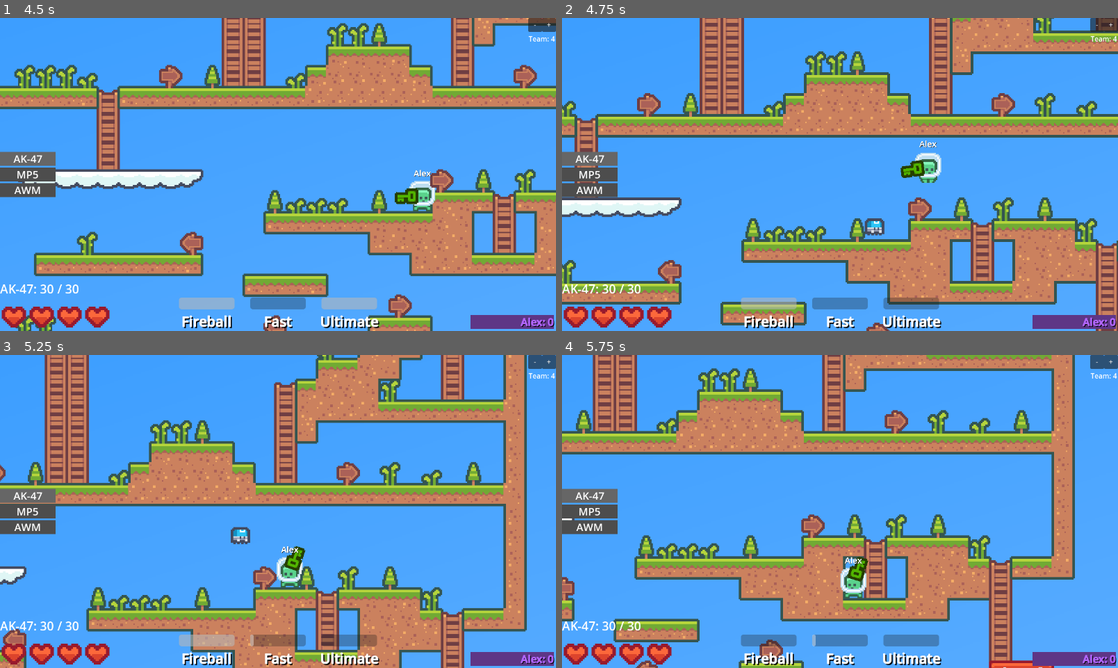
Above: before the commit, frames 1-4 (two rows, left to right).
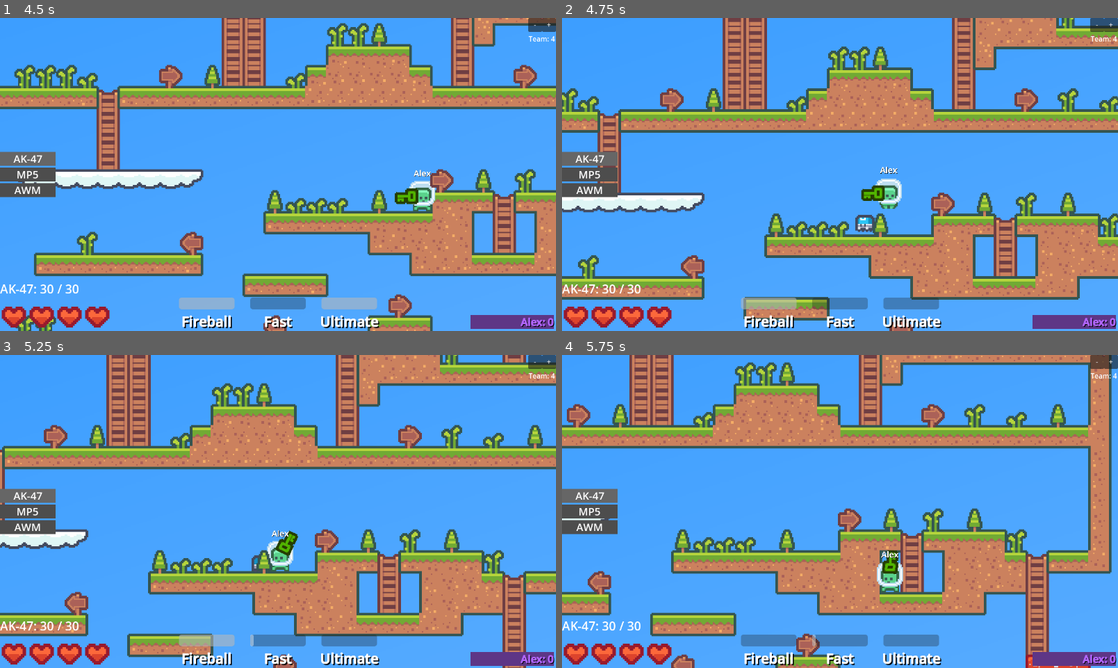
Above: after the commit, the same moments.

Repository: F1zzy31f/Glob-Game
Game: Godot game, scene res://scenes/MainMenu.tscn
Same seed, same stepped clock (60 frames per second), same inputs: the game is played once before the commit and once after it.
Inputs (mouse positions are in pixels of both pictures, inside the frame that each line leads up to):
- Up to frame 1 (4.5 s): click (278, 136) at 0.52 s; type "Alex" at 0.6 s; click "Play" at 1.25 s; click (278, 136) at 2.02 s; type "12" at 2.1 s; click "Host Game" at 2.75 s; tap Enter at 3.5 s; move the mouse to (400, 158) at 3.52 s; hold D (move_right) from 3.53 s (still down); tap Q (ability_active_1) at 3.6 s; tap Space (jump) at 3.77 s; tap E (ability_active_2) at 3.8, 4.35 s; move the mouse to (166, 190) at 4.27 s
- Up to frame 2 (4.75 s): keep holding D (move_right); tap Space (jump) at 4.52 s; tap Z (ability_ultimate) at 4.55 s
- Up to frame 3 (5.25 s): move the mouse to (333, 442) at 5.02 s; release D (move_right) at 5.03 s; hold A (move_left) from 5.03 s (still down); tap Z (ability_ultimate) at 5.1 s
- Up to frame 4 (5.75 s): keep holding A (move_left); tap Q (ability_active_1) at 5.3 s

Frame 1 is identical in both runs. In frame 2, 38% of the frame differs, in the area x 0-100%, y 0-100%; in frame 3, 58%; in frame 4, 43%.

Commit message:
Goblin knockbak and animation

Diff:
--- a/scenes/Ability.tscn
+++ b/scenes/Ability.tscn
@@ -6,3 +6,4 @@
 script = ExtResource("1_w6fpx")
 ultimate_charge = null
 summon_scene = null
+summon_count = null
--- a/scenes/Goblin.tscn
+++ b/scenes/Goblin.tscn
@@ -1,11 +1,34 @@
-[gd_scene load_steps=6 format=3 uid="uid://cfm3bcjgjqtck"]
+[gd_scene load_steps=8 format=3 uid="uid://cfm3bcjgjqtck"]
 
-[ext_resource type="Texture2D" uid="uid://c2l5ykjphywn3" path="res://assets/CharacterTileset.png" id="1_4hxfc"]
 [ext_resource type="Script" path="res://scripts/EnemyAI.gd" id="1_fahkt"]
+[ext_resource type="Texture2D" uid="uid://bprbkvx11gn4y" path="res://assets/goblin_0.png" id="2_nwwuo"]
+[ext_resource type="Texture2D" uid="uid://fhx4mx3ex2n1" path="res://assets/goblin_1.png" id="3_o2ujy"]
 
 [sub_resource type="CapsuleShape2D" id="CapsuleShape2D_n0ndp"]
 radius = 7.0
 height = 24.0
+
+[sub_resource type="SpriteFrames" id="SpriteFrames_58adv"]
+animations = [{
+"frames": [{
+"duration": 1.0,
+"texture": ExtResource("2_nwwuo")
+}],
+"loop": true,
+"name": &"idle",
+"speed": 5.0
+}, {
+"frames": [{
+"duration": 1.0,
+"texture": ExtResource("2_nwwuo")
+}, {
+"duration": 1.0,
+"texture": ExtResource("3_o2ujy")
+}],
+"loop": true,
+"name": &"walk",
+"speed": 5.0
+}]
 
 [sub_resource type="RectangleShape2D" id="RectangleShape2D_w7m3h"]
 size = Vector2(14, 3)
@@ -22,11 +45,11 @@
 [node name="Collider" type="CollisionShape2D" parent="."]
 shape = SubResource("CapsuleShape2D_n0ndp")
 
-[node name="Sprite" type="Sprite2D" parent="."]
+[node name="Sprite" type="AnimatedSprite2D" parent="."]
 z_index = 3
-texture = ExtResource("1_4hxfc")
-region_enabled = true
-region_rect = Rect2(0, 48, 24, 24)
+sprite_frames = SubResource("SpriteFrames_58adv")
+animation = &"idle"
+autoplay = "idle"
 
 [node name="Foot" type="Area2D" parent="."]
 collision_layer = 0
--- a/scenes/Player.tscn
+++ b/scenes/Player.tscn
@@ -193,6 +193,7 @@
 style = 2
 ultimate_charge = true
 summon_scene = ExtResource("7_qhgxf")
+summon_count = 1
 
 [node name="CanvasLayer" type="CanvasLayer" parent="."]
 
--- a/scripts/Ability.gd
+++ b/scripts/Ability.gd
@@ -26,6 +26,7 @@
 @export var buff_jump_height = 0
 @export_subgroup("Summon")
 @export var summon_scene = preload("res://scenes/Goblin.tscn")
+@export var summon_count = 1
 
 @onready var player = $"../.."
 
@@ -66,7 +67,8 @@
 							buff()
 
 						AbilityStyle.Summon:
-							summon.rpc(multiplayer.get_unique_id(), -(global_position - get_global_mouse_position()).normalized().limit_length(1) * 24)
+							for i in summon_count:
+								summon.rpc(multiplayer.get_unique_id(), -(global_position - get_global_mouse_position()).normalized().limit_length(1) * 24 * i)
 
 @rpc("any_peer", "call_local")
 func projectile(owner_id, aim_normal):
--- a/scripts/EnemyAI.gd
+++ b/scripts/EnemyAI.gd
@@ -6,11 +6,17 @@
 @export var health = 16
 @export var team_index = -1
 
+@export var knockback_delay = 1
+@export var knockback = Vector2(512, 128)
+@export var damage = 4
+
 var gravity = ProjectSettings.get_setting("physics/2d/default_gravity")
 
 @onready var sprite = $Sprite
 
 var on_climbable = false
+
+var knockback_timer = 0
 
 class input:
 	var jump = false
@@ -22,6 +28,10 @@
 	set_multiplayer_authority(int(name.split("_")[0]), true)
 
 func _process(delta):
+	if not is_multiplayer_authority(): return
+
+	knockback_timer += delta
+
 	var target = Peers.get_child(1)
 	var target_vector = global_position - target.global_position
 
@@ -34,6 +44,12 @@
 	else:
 		ai_input.move_left = 0
 		ai_input.move_right = 0
+
+		if target_vector.length() < 36 and knockback_timer > knockback_delay:
+			knockback_timer = 0
+
+			target.velocity = Vector2(-knockback.x, -knockback.y) if target_vector.x > 0 else Vector2(knockback.x, -knockback.y)
+			target.hurt.rpc(damage)
 
 	if target_vector.y > 16:
 		ai_input.jump = true
@@ -59,10 +75,10 @@
 	var direction = -ai_input.move_left + ai_input.move_right
 	if direction:
 		velocity.x = direction * speed
-		#sprite.animation = "walk"
+		sprite.animation = "walk"
 		sprite.flip_h = true if velocity.x > 0 else false
 	else:
-		#sprite.animation = "idle"
+		sprite.animation = "idle"
 		velocity.x = move_toward(velocity.x, 0, speed)
 
 	move_and_slide()
Binary file added: assets/goblin_0.png
Not shown, added: assets/goblin_0.png.import
Binary file added: assets/goblin_1.png
Not shown, added: assets/goblin_1.png.import
